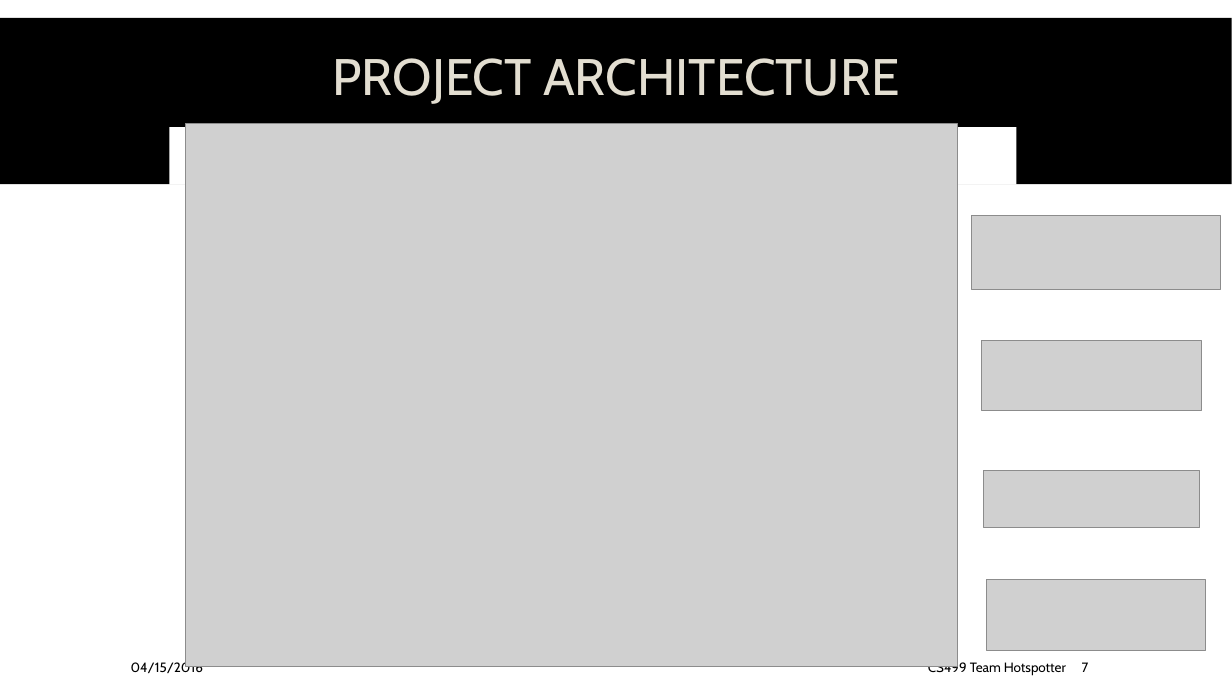
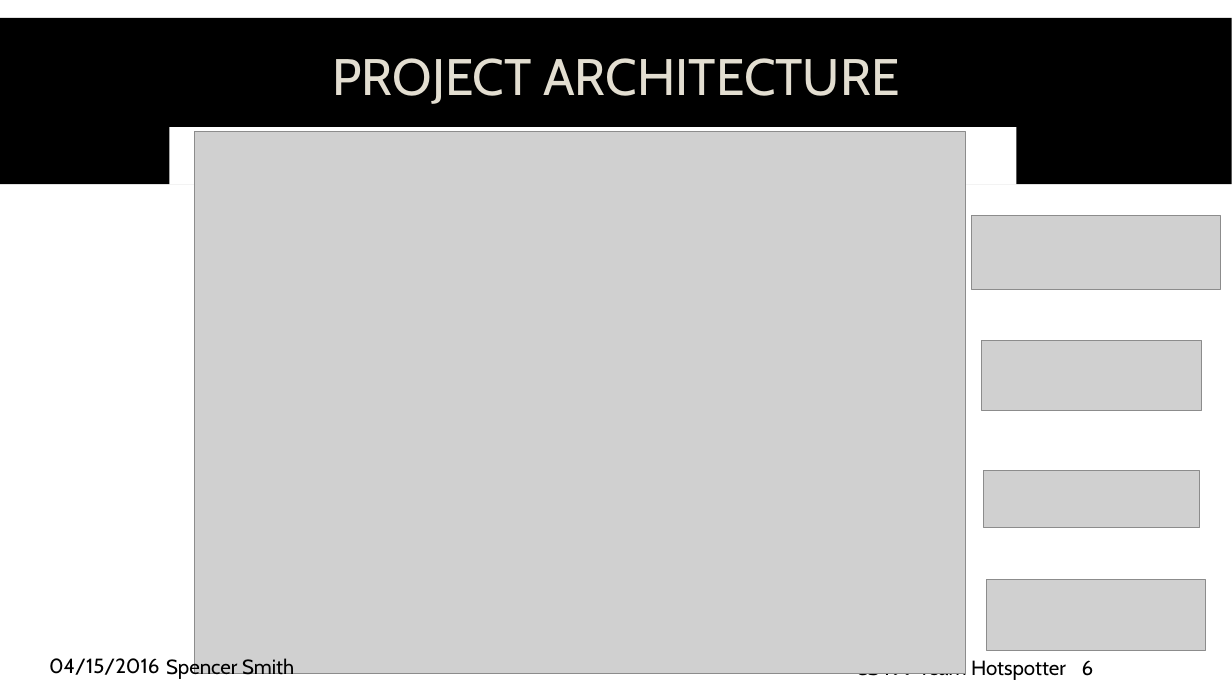
Before and after one commit to spesmit/hotspotter, a slide deck: slide 6 of Documentation/Presentations/CS499 Final Presentation.pptx (slide 7 before the commit). Drawn at 1232x693 pixels with LibreOffice and Linux fonts; fonts in the diff are those of the drawing; grey boxes stand for pictures; background and template pictures are left out. Boxes give left, top, right and bottom in pixels: in the first picture for what was removed or moved away, otherwise in the second. Text is boxed around its words. In the diff, an @@ line names an element or a change of style, - is before the commit and + after.

Commit message:
add names to slides and formatted everything per groups will

```diff
--- a/Documentation/Presentations/CS499 Final Presentation.pptx
+++ b/Documentation/Presentations/CS499 Final Presentation.pptx
@@ picture: place and size @@
-picture at [186, 124, 957, 666]
+picture at [194, 131, 965, 674]
@@ text "04/15/2016" at [49, 658, 159, 675]: size 10.5 to 16 pt @@
@@ text "04/15/2016": place and size @@
-text "04/15/2016" at [131, 661, 203, 673]
+text "04/15/2016" at [49, 658, 159, 675]
@@ text added at [166, 657, 294, 680], 16 pt, text #000000 @@
+Spencer Smith
@@ text "CS499 Team Hotspotter" at [855, 658, 1066, 681]: size 10.5 to 16 pt @@
@@ page number at [1082, 660, 1094, 676]: text changed; size 10.5 to 16 pt @@
-7
+6
```
Also in this commit, not shown: 12 other slides changed.
